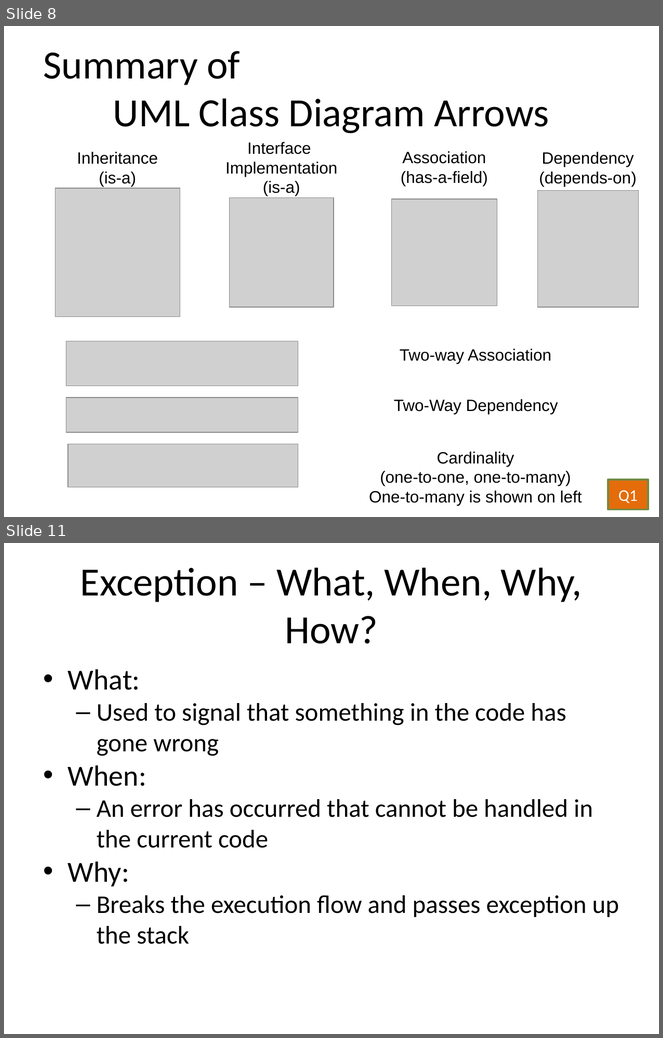
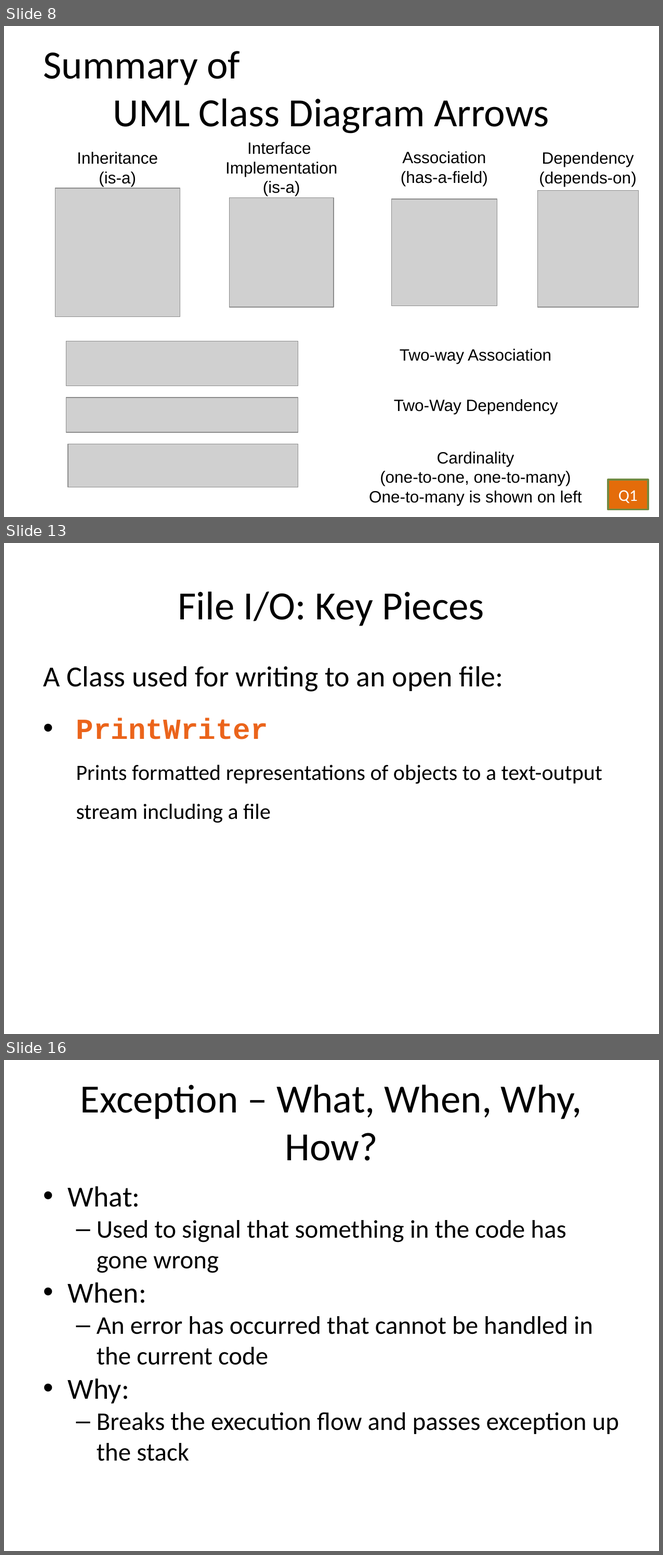
Before and after one commit to RHIT-CSSE/csse220, a slide deck: ClassMaterials/OOAndExceptions/Slides/OODFilesExceptions.pptx. Shown one above the other, each under a label of ours: slides 8 and 11 before the commit, slides 8, 13 and 16 after it; the slides between them are not shown. The pictures are 663x1038 and 663x1555 pixels, drawn with LibreOffice and Linux fonts; fonts in the diff are those of the drawing; grey boxes stand for pictures. Boxes give left, top, right and bottom in pixels: in the first picture for what was removed or moved away, otherwise in the second. Text is boxed around its words. In the diff, an @@ line names an element or a change of style, - is before the commit and + after.

```diff
--- a/ClassMaterials/OOAndExceptions/Slides/OODFilesExceptions.pptx
+++ b/ClassMaterials/OOAndExceptions/Slides/OODFilesExceptions.pptx
@@ slide 13 added at bbox=[4, 543, 659, 1034], background #FFFFFF @@
@@ text added at bbox=[178, 591, 484, 626], 44 pt, text #000000 @@
+File I/O: Key Pieces
@@ text added at bbox=[44, 666, 603, 823], 24 pt, text #000000 @@
+A Class used for writing to an open file:
+• PrintWriter
+  Prints formatted representations of objects to a text-output stream including a file
@@ what was slide 11 is now slide 16 @@
```
Also in this commit, not shown: 11 slides changed, 7 other slides added, 3 slides removed.
